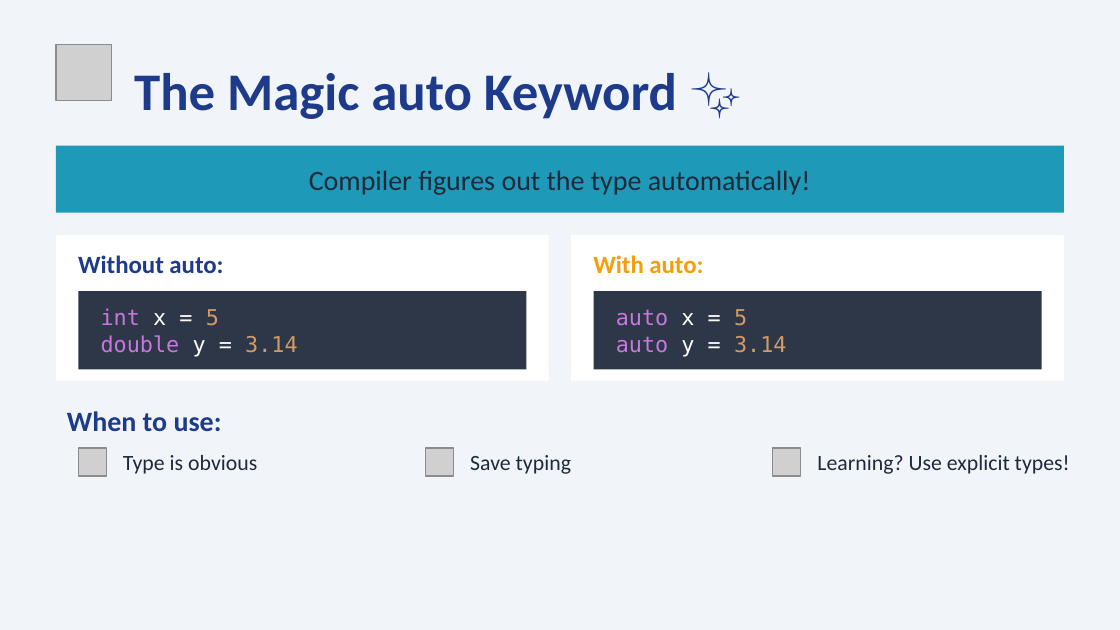
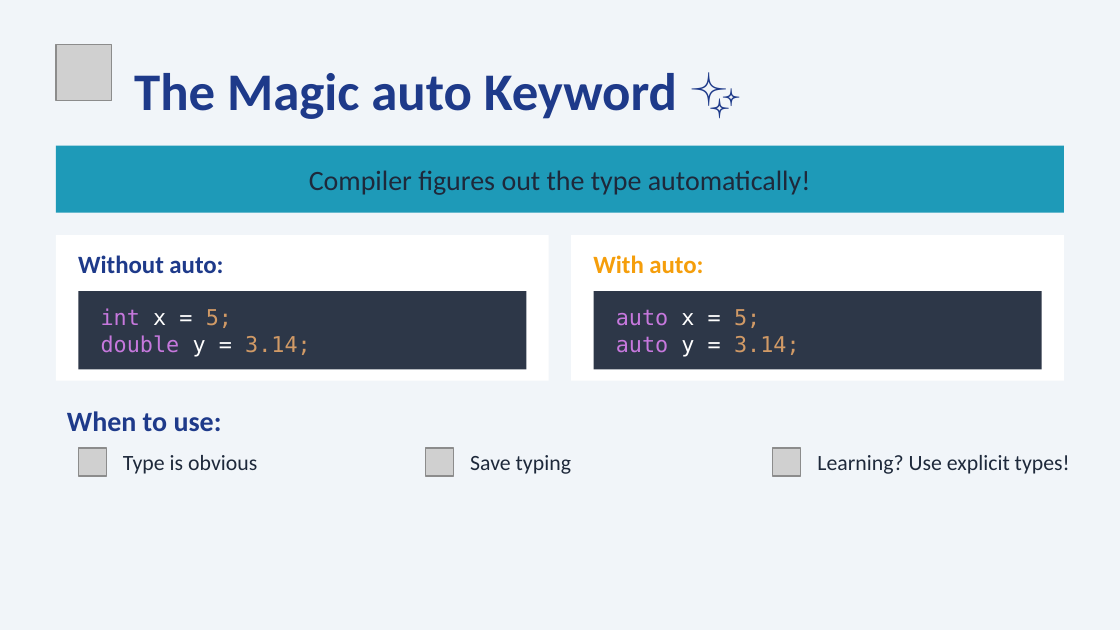
Before and after one commit to fmalazemi/cs143, a slide deck: slide 10 of slides/Lecture2_Variables.pptx. Drawn at 1120x630 pixels with LibreOffice and Linux fonts; fonts in the diff are those of the drawing; grey boxes stand for pictures. Boxes give left, top, right and bottom in pixels: in the first picture for what was removed or moved away, otherwise in the second. Text is boxed around its words. In the diff, an @@ line names an element or a change of style, - is before the commit and + after.

```diff
--- a/slides/Lecture2_Variables.pptx
+++ b/slides/Lecture2_Variables.pptx
@@ text at box(101, 308, 311, 357): text changed @@
-int x = 5
-double y = 3.14
+int x = 5;
+double y = 3.14;
@@ text at box(616, 309, 800, 357): text changed @@
-auto x = 5
-auto y = 3.14
+auto x = 5;
+auto y = 3.14;
```
Also in this commit, not shown: 7 other slides changed.
